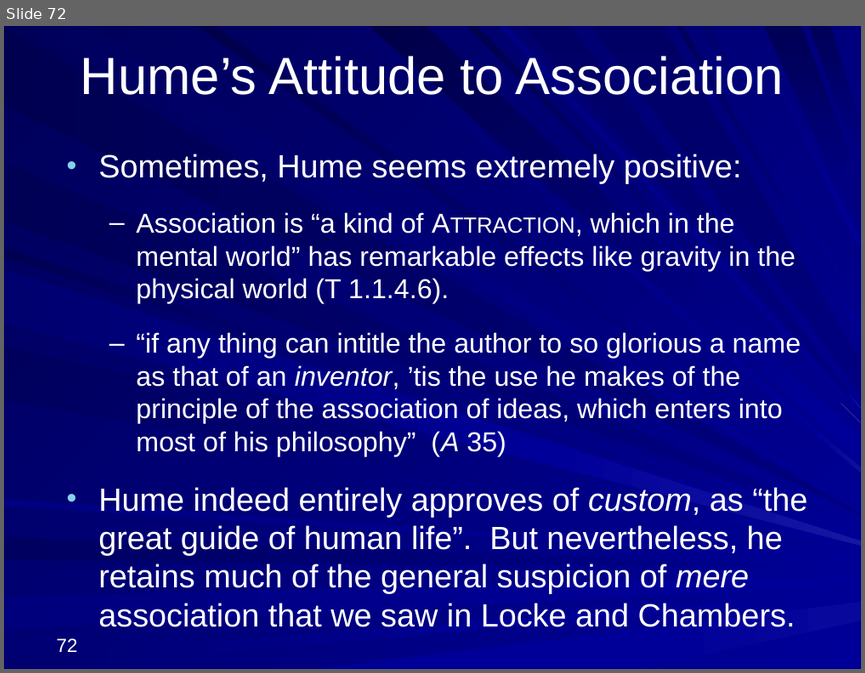
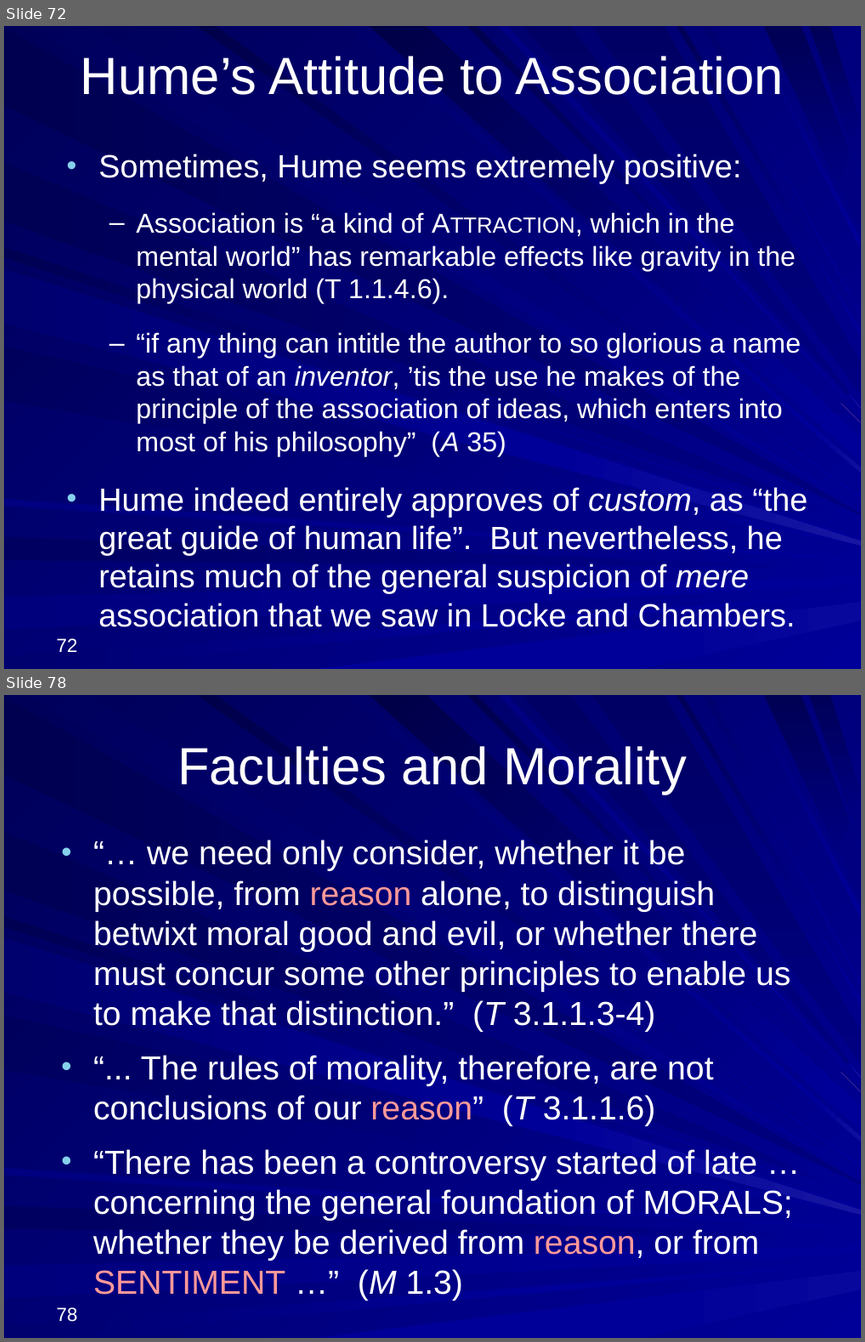
Before and after one commit to englishphilosophy/hume-texts-online, a slide deck: teaching/lectures/2024_Hume_MT_current.pptx. Shown one above the other, each under a label of ours: slide 72 before the commit, slides 72 and 78 after it; the slides between them are not shown. The pictures are 865x673 and 865x1342 pixels, drawn with LibreOffice and Linux fonts; fonts in the diff are those of the drawing. Boxes give left, top, right and bottom in pixels: in the first picture for what was removed or moved away, otherwise in the second. Text is boxed around its words. In the diff, an @@ line names an element or a change of style, - is before the commit and + after.

```diff
--- a/teaching/lectures/2024_Hume_MT_current.pptx
+++ b/teaching/lectures/2024_Hume_MT_current.pptx
@@ slide 78 added at [4, 695, 861, 1338], background gradient #000078 to #000099; not listed: 37 template elements that a slide beside it also shows @@
@@ title added at [177, 746, 687, 794], 44 pt, text #FFFFFF @@
+Faculties and Morality
@@ text added at [93, 839, 793, 1300], 28 pt, text #FFFFFF @@
+• “… we need only consider, whether it be possible, from reason alone, to distinguish betwixt moral good and evil, or whether there must concur some other principles to enable us to make that distinction.” (T 3.1.1.3‑4)
+• “... The rules of morality, therefore, are not conclusions of our reason” (T 3.1.1.6)
+• “There has been a controversy started of late … concerning the general foundation of MORALS; whether they be derived from reason, or from SENTIMENT …” (M 1.3)
@@ page number added at [57, 1307, 78, 1321], 16 pt, text #FFFFFF @@
+78
```
Also in this commit, not shown: 47 other slides added, 4 other files.
